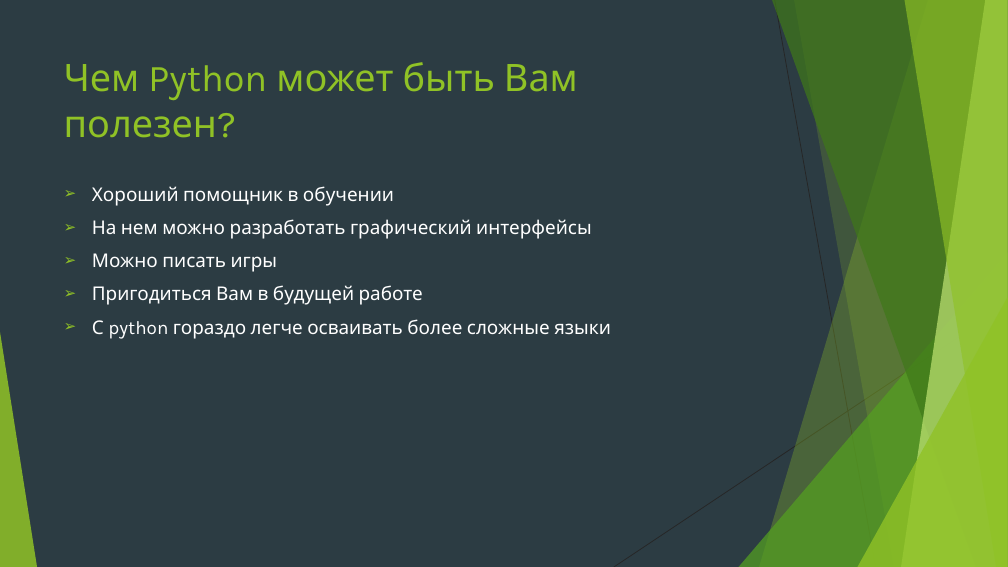
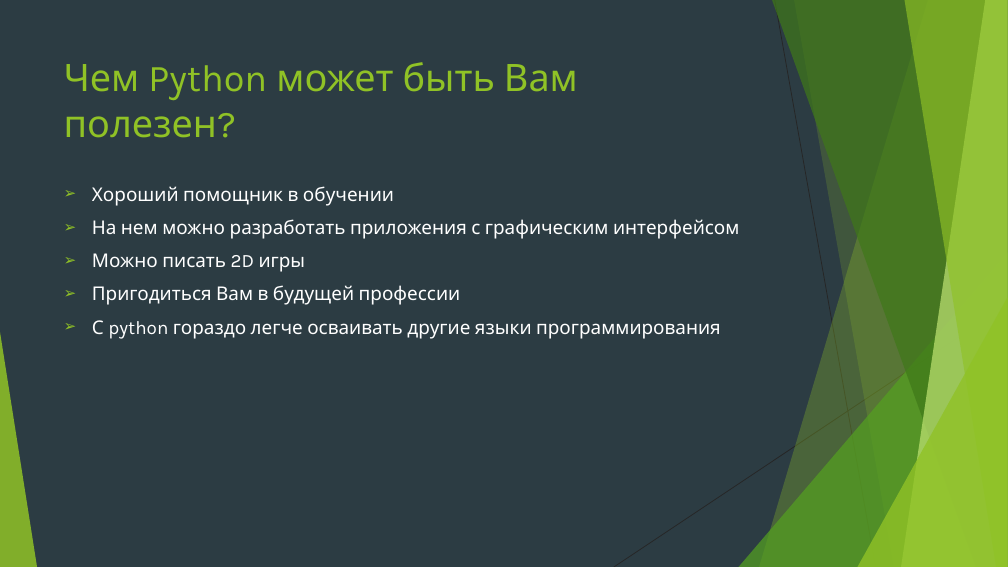
Before and after one commit to Yegor9151/for_corund, a slide deck: slide 16 of course_project_for_korund/ver 1.1/уроки/МК по Python.pptx (slide 15 before the commit). Drawn at 1008x567 pixels with LibreOffice and Linux fonts; fonts in the diff are those of the drawing. Boxes give left, top, right and bottom in pixels: in the first picture for what was removed or moved away, otherwise in the second. Text is boxed around its words. In the diff, an @@ line names an element or a change of style, - is before the commit and + after.

```diff
--- a/course_project_for_korund/ver 1.1/уроки/МК по Python.pptx
+++ b/course_project_for_korund/ver 1.1/уроки/МК по Python.pptx
@@ text at (92,219,739,339): text changed @@
-➢ На нем можно разработать графический интерфейсы
-➢ Можно писать игры
-➢ Пригодиться Вам в будущей работе
-➢ С python гораздо легче осваивать более сложные языки
+➢ На нем можно разработать приложения с графическим интерфейсом
+➢ Можно писать 2D игры
+➢ Пригодиться Вам в будущей профессии
+➢ С python гораздо легче осваивать другие языки программирования
```
Also in this commit, not shown: 18 other slides changed, 4 slides added, 20 slides removed.
